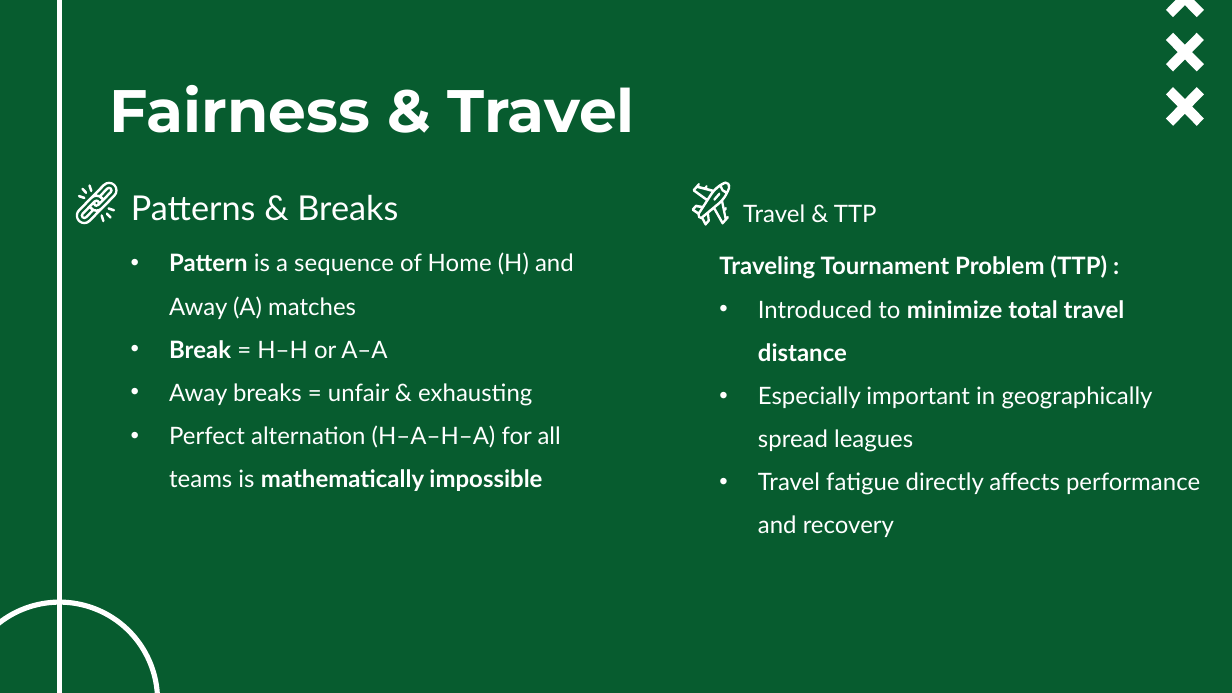
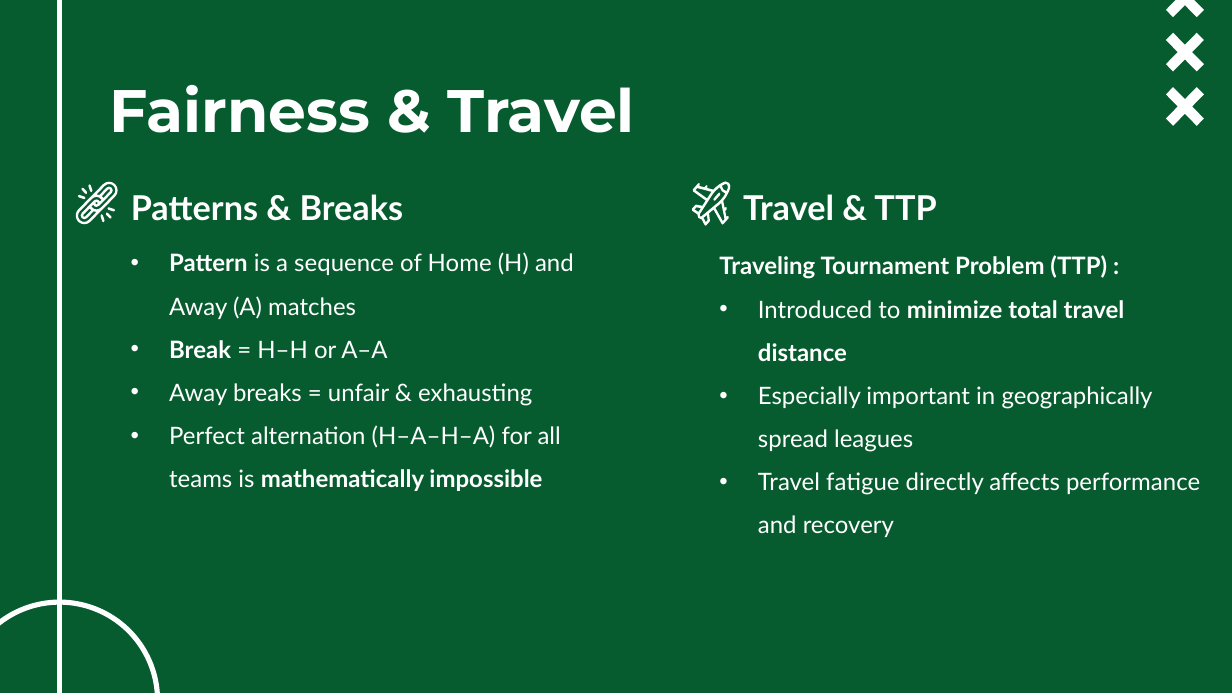
Before and after one commit to ghassanelgendy/egyptian-premier-league-schedule-optimizer, a slide deck: slide 11 of Documentations/presentation V1.pptx. Drawn at 1232x693 pixels with LibreOffice and Linux fonts; fonts in the diff are those of the drawing; background and template pictures are left out. Boxes give left, top, right and bottom in pixels: in the first picture for what was removed or moved away, otherwise in the second. Text is boxed around its words. In the diff, an @@ line names an element or a change of style, - is before the commit and + after.

```diff
--- a/Documentations/presentation V1.pptx
+++ b/Documentations/presentation V1.pptx
@@ subtitle "Patterns & Breaks" at bbox=[131, 194, 404, 221]: bold on @@
@@ subtitle "Travel & TTP" at bbox=[743, 194, 936, 221]: size 14 to 20 pt, bold on @@
```
Also in this commit, not shown: 5 other slides changed.
